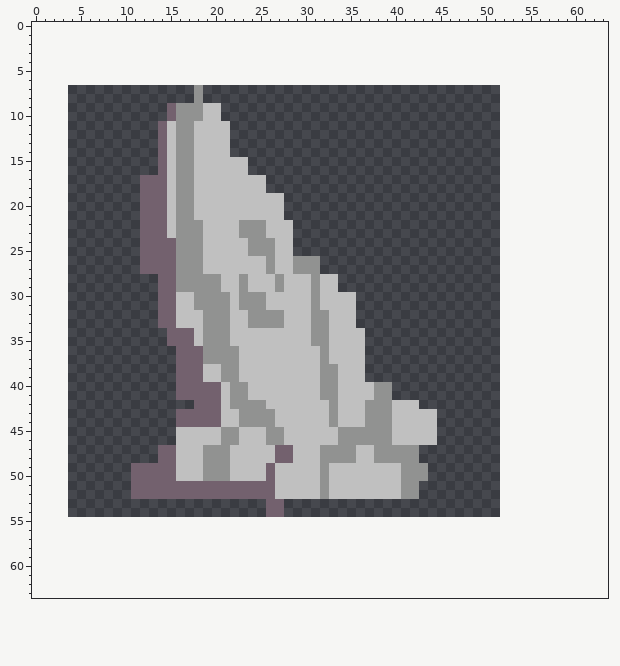
Two versions of one pixel-art sprite, data/images/stone.png. This is how it looked before the edit.
The file is 48x48 pixels. Colours within 5 levels of each other are drawn and written as one. The old version is drawn lined up with the new one, on the new canvas.
The result:
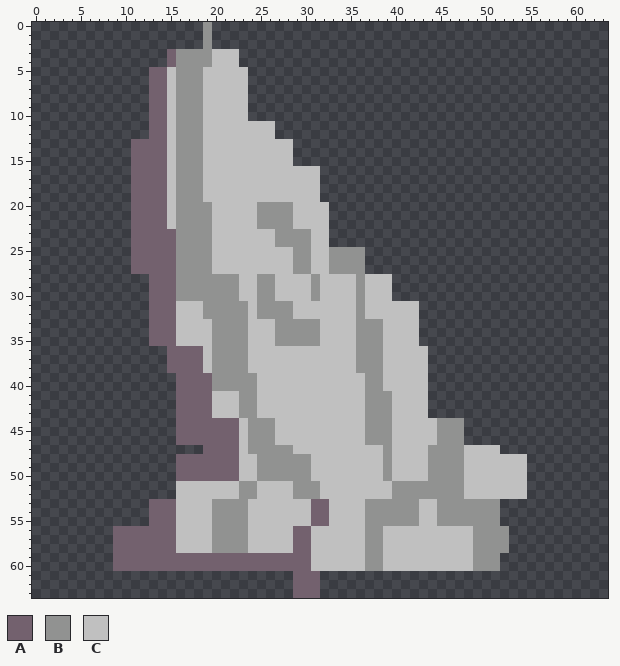
Palette (. is transparent): A #73616e  B #919291  C #c0c0c0
Diff:
canvas 48x48 -> 64x64, the old top-left corner now at 4,7
Changed rows in their new state; - is an unchanged pixel.
first column x 9:
 0 ----------B-----------------------------------
 1 ----------B-----------------------------------
 2 ----------B-----------------------------------
 3 ------ABBBBCCC--------------------------------
 4 ------ABBBBCCC--------------------------------
 5 ----AACBBBCCCCC-------------------------------
 6 ----AACBBBCCCCC-------------------------------
 7 ----AACBB-CCCCC-------------------------------
 8 ----AACBB-CCCCC-------------------------------
 9 ----AAC-----CCC-------------------------------
10 ----AAC-----CCC-------------------------------
11 ----A----B---CCCCC----------------------------
12 ----A----B---CCCCC----------------------------
13 --AAA----B---CCCCCCC--------------------------
14 --AAA----B---CCCCCCC--------------------------
15 --AAA----B-----CCCCC--------------------------
16 --AAA----B-----CCCCCCCC-----------------------
17 --A------B-------CCCCCC-----------------------
18 --A------B-------CCCCCC-----------------------
19 --A------B---------CCCC-----------------------
20 --A------BB-----BBBBCCCC----------------------
21 --A------BB-----BBBBCCCC----------------------
22 --A-------B---CC-BBBCCCC----------------------
23 --A---A---B---CCC-BBBBCC----------------------
24 --A-------B----CCCBBBBCC----------------------
25 --A-------B----CCC--BBCCBBBB------------------
26 --A-------B------C----CCBBBB------------------
27 --A-------B------C----CCBBBB------------------
28 ----A-------BBC-BBC------CCBCCC---------------
29 ----A-------BBC-BBC------CCBCCC---------------
30 ----A--BB----BCC-B---------BCCC---------------
31 ----A----C---B-C-BBB--C----BCCCCCC------------
32 ----A--------BBC---B--CC---BCCCCCC------------
33 ----A-----C--BBCCC-BBB-C---BBBCCCC------------
34 ----AA-CC-C--BB---BBBB-C---BBBCCCC------------
35 ----AA-CC-C--BB---BBBB-C---BBBCCCC------------
36 ------A---C---B--------C---BBBCCCCC-----------
37 ------A---C---B--------C---BBBCCCCC-----------
38 ------A----B--B--------CC--BBBCCCCC-----------
39 ----------AB--BB-------CC---BBCCCCC-----------
40 -----------BB--B-------CC---B-CCCCC-----------
41 -----------C-C-B-------CC---B--CCCC-----------
42 -------AA--C-C--C-------C---------C-----------
43 -----------C----CC------C----------.----------
44 ------------AAC---------C-----------BBB-------
45 -------AAAAAAA-BB-C------CCC--------BBB-------
46 -------AAAAAAA-BB-C------CCC--------BBB-------
47 -----.....AAAA-BBBBB---CCCC--C-CCCCBBBBCCCC---
48 -----..AAAAAAA--BBBBBB-CCCC--C-CCCCBBBBCCCCCCC
49 --.....AAAAAAA--BBBBBB-C------B-CCCBBBBCCCCCCC
50 --.....AAAAAAA--BBBBBB-C------B-CCCBBBBCCCCCCC
51 --.....CCCCCCCBBCC--BBBC-------B--BBBBBCCCCCCC
52 --.....CCCCCCCBBCC--BBBC-------B--BBBBBCCCCCCC
53 ----AAACCCCBBBBCCCCCCCAACCCCBBBBBBCCBBBBBBB---
54 ----AAACCCCBBBBCCCCCCCAACCCCBBBBBBCCBBBBBBB---
55 ----AAACCCCBBBBCCCCCCCAACCCCBBBBBBCCBBBBBBB---
56 AAAAAAACCCCBBBBCCCCCAACCCCCCBBCCCCCCCCCCBBBB--
57 AAAAAAACCCCBBBBCCCCCAACCCCCCBBCCCCCCCCCCBBBB--
58 AAAAAAACCCCBBBBCCCCCAACCCCCCBBCCCCCCCCCCBBBB--
59 AAAAAAAAAAAAAAAAAAAAAACCCCCCBBCCCCCCCCCCBBB---
60 AAAAAAAAAAAAAAAAAAAAAACCCCCCBBCCCCCCCCCCBBB---
61 --------------------AAA-----------------------
62 --------------------AAA-----------------------
63 --------------------AAA-----------------------
Pixel boxes of the changes (left, top, right, bottom) in both pictures:
changed: (113, 22, 527, 598)
